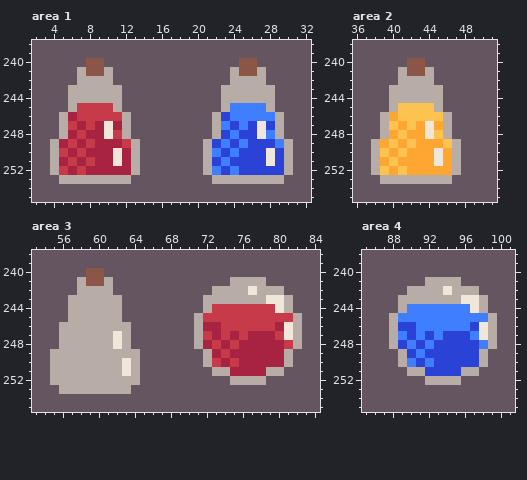
Edited in one commit: pixel-art file (Assets/Yaya/Artwork/Aseprite/Prop/Item.ase). This is how it looked before the edit.
256x256 pixels, 1 frame. Colours within 5 levels of each other are drawn and written as one. Shown: area 1: x 2..32, y 238..255; area 2: x 36..51, y 238..255; area 3: x 53..84, y 238..255; area 4: x 85..101, y 238..255. The commit also changed other parts of the picture, which this record leaves out.
After the commit:
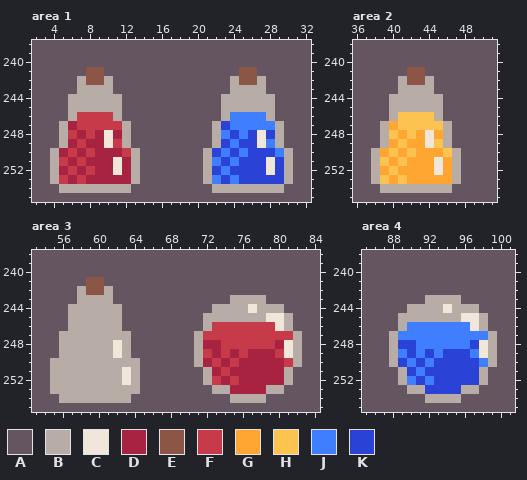
Palette (. is transparent): A #655561  B #b8aca7  C #f0e6da  D #a82342  E #8c5646  F #c73a4a  G #ffa532  H #fcc351  J #3f7fff  K #2b42d6
The edit:
Changed rows in their new state; - is an unchanged pixel.
Area 1, layer "Item":
first column x 4:
240 ----AA---------------AA----
241 ---A--A-------------A--A---
242 ----EE---------------EE----
243 --A----A-----------A----A--
245 ---BBBB-------------BBBB---
246 -AB----BA---------AB----BA-
247 --DF-FFF-----------KJ-JJJ--
248 --FDF--D-----------JKJ--K--
249 ABDFD-CFBA-------ABKJK-CJBA
250 -DFDF--DF---------KJKJ--KJ-
251 -FDFD-------------JKJ------
252 -DFDF--C----------KJK---C--
253 BFDFDDDDDB-------BJKJKKKKKB
254 -BBBBBBBB---------BBBBBBBB-
Area 2, layer "Item":
first column x 38:
240 ----AA----
241 ---A--A---
242 ----EE----
243 --A----A--
245 ---BBBB---
246 -AB----BA-
247 --GH-HHH--
248 --HGH--G--
249 ABGHG-CHBA
250 -GHGH--GH-
251 -HGH------
252 -GHG---C--
253 BHGHGGGGGB
254 -BBBBBBBB-
Area 3, layer "Item":
first column x 55:
240 ----AA----------------------
241 ---A--A-------------AAAA----
242 ----EE------------AAAAAAAA--
243 --A----A---------AAA----AAA-
244 -----------------ABBBBCBBBA-
245 ----------------ABBBBBBBCCBA
246 -A------A-------ABF------CBA
247 -------B----------F-F-FFF-F-
248 ------------------DF-FFFF-C-
249 A------C-A------BF---F---FCB
250 --------B-------BD--------FB
251 -----------------BDF----DDB-
252 --------C--------BFDFDDDDDB-
253 B--------B--------BBDDDDBB--
254 -BBBBBBBB-----------BBBB----
Area 4, layer "Item":
first column x 88:
241 ----AAAA----
242 --AAAAAAAA--
243 -AAA----AAA-
244 -ABBBBCBBBA-
245 ABBBBBBBCCBA
246 ABJ------CBA
247 --J-J-JJJ-J-
248 --KJ-JJJJ-C-
249 BJ---J---JCB
250 BK--------JB
251 -BKJ----KKB-
252 -BJKJKKKKKB-
253 --BBKKKKBB--
254 ----BBBB----
Where, in picture pixels (left, top, right, bottom), the same in both pictures:
changed: (50, 58, 140, 193)
changed: (203, 58, 293, 193)
changed: (371, 58, 461, 193)
changed: (50, 268, 140, 403)
changed: (194, 277, 302, 403)
changed: (389, 277, 497, 403)
